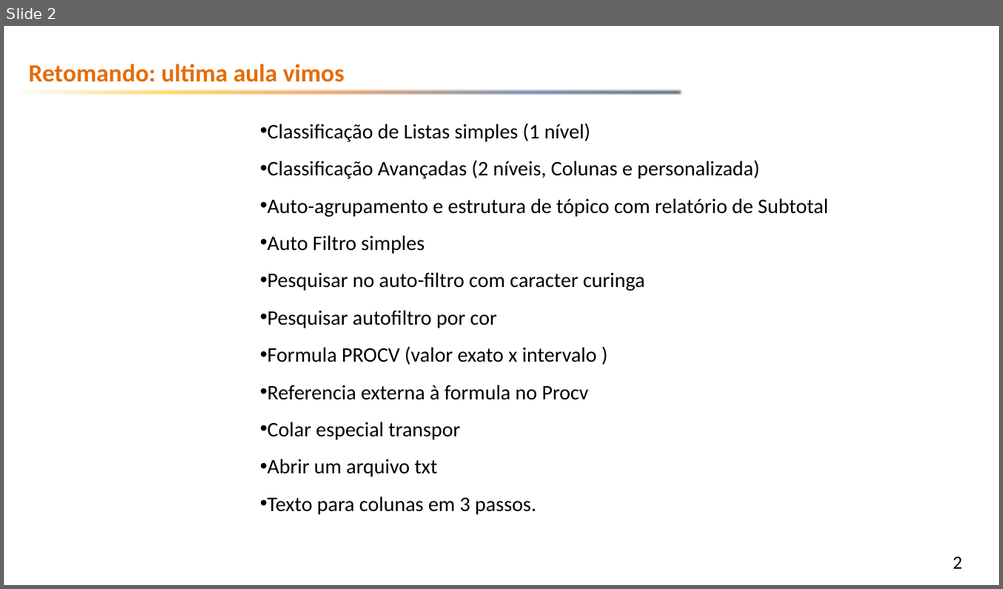
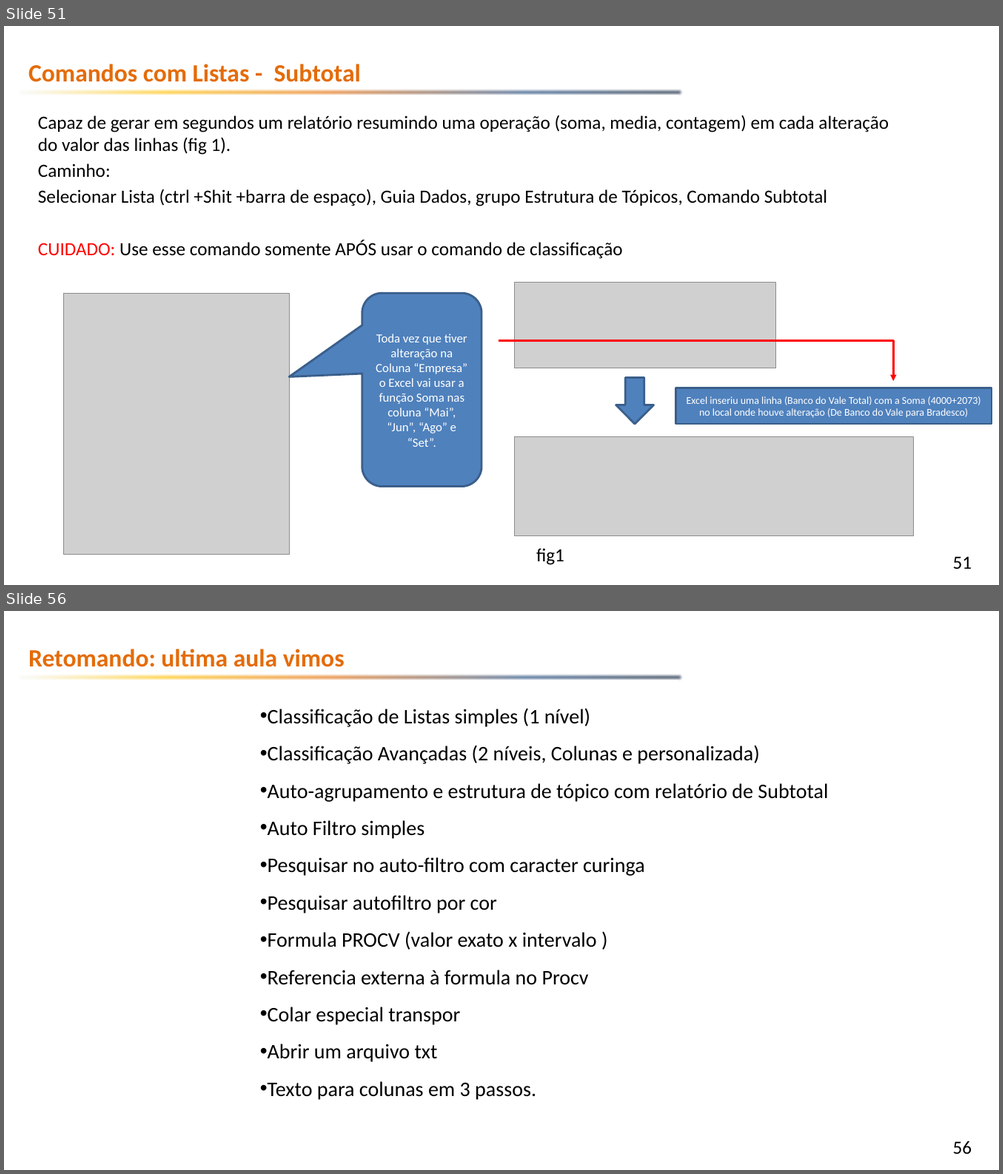
Before and after one commit to emerson-fenrir/Excel_Basico, a slide deck: Professor/Aula3.pptx. Shown one above the other, each under a label of ours: slide 2 before the commit, slides 51 and 56 after it; the slides between them are not shown. The pictures are 1003x589 and 1003x1174 pixels, drawn with LibreOffice and Linux fonts; fonts in the diff are those of the drawing; grey boxes stand for pictures; background and template pictures are left out. Boxes give left, top, right and bottom in pixels: in the first picture for what was removed or moved away, otherwise in the second. Text is boxed around its words. In the diff, an @@ line names an element or a change of style, - is before the commit and + after.

Commit message:
Aula 5 - 3 para natal

```diff
--- a/Professor/Aula3.pptx
+++ b/Professor/Aula3.pptx
@@ slide 51 added at (x1=4, y1=26, x2=999, y2=585), background picture (left out); not listed: 2 template elements that a slide beside it also shows @@
@@ text added at (x1=28, y1=64, x2=361, y2=82), 24 pt, text #E46C0A, bold @@
+Comandos com Listas - Subtotal
@@ text added at (x1=38, y1=115, x2=888, y2=259), 18 pt, text #000000 @@
+Capaz de gerar em segundos um relatório resumindo uma operação (soma, media, contagem) em cada alteração do valor das linhas (fig 1).
+Caminho:
+Selecionar Lista (ctrl +Shit +barra de espaço), Guia Dados, grupo Estrutura de Tópicos, Comando Subtotal
+CUIDADO: Use esse comando somente APÓS usar o comando de classificação
@@ picture added at (x1=515, y1=283, x2=777, y2=369) @@
@@ picture added at (x1=64, y1=293, x2=290, y2=555) @@
@@ rounded speech box added at (x1=362, y1=293, x2=481, y2=486), fill #4F81BD, outline #3A5F8C 2 pt, 12 pt, text #FFFFFF @@
+Toda vez que tiver alteração na Coluna “Empresa” o Excel vai usar a função Soma nas coluna “Mai”, “Jun”, “Ago” e “Set”.
@@ elbow arrow added from (498, 341) to (893, 381), #FF0000 2 pt @@
@@ down arrow added at (x1=616, y1=378, x2=654, y2=424), fill #4F81BD, outline #3A5F8C 2 pt @@
@@ rectangle added at (x1=675, y1=389, x2=992, y2=424), fill #4F81BD, outline #3A5F8C 2 pt, 10 pt, text #FFFFFF @@
+Excel inseriu uma linha (Banco do Vale Total) com a Soma (4000+2073) no local onde houve alteração (De Banco do Vale para Bradesco)
@@ picture added at (x1=515, y1=437, x2=913, y2=537) @@
@@ text added at (x1=536, y1=548, x2=564, y2=565), 18 pt, text #000000 @@
+fig1
@@ what was slide 2 is now slide 56 @@
@@ page number at (x1=953, y1=1142, x2=972, y2=1155): text changed @@
-2
+56
```
Also in this commit, not shown: 6 slides changed, 66 other slides added, 1 other file.
